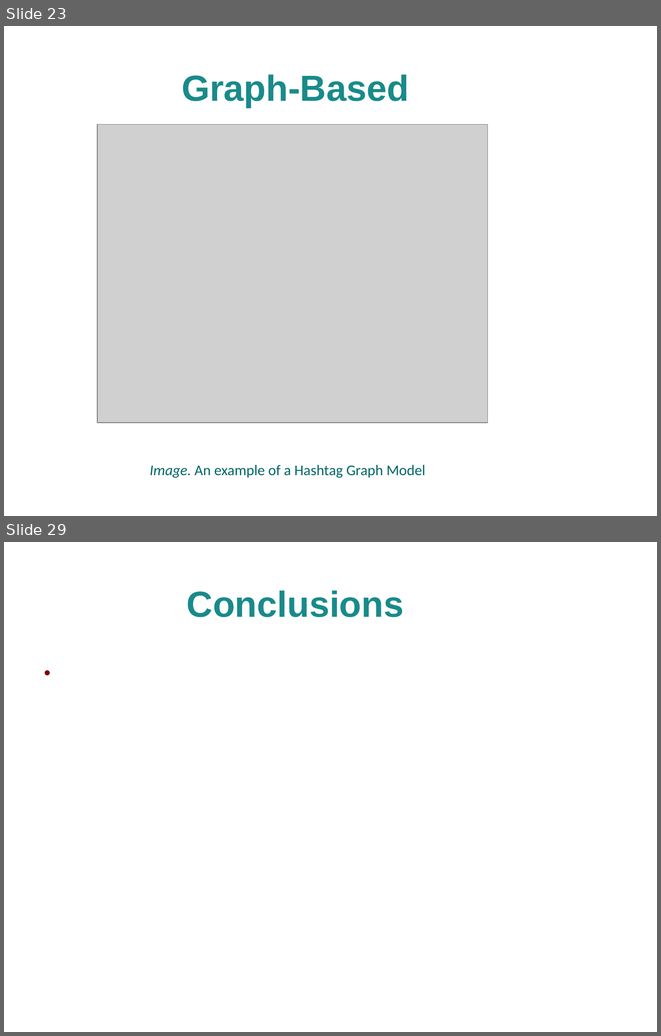
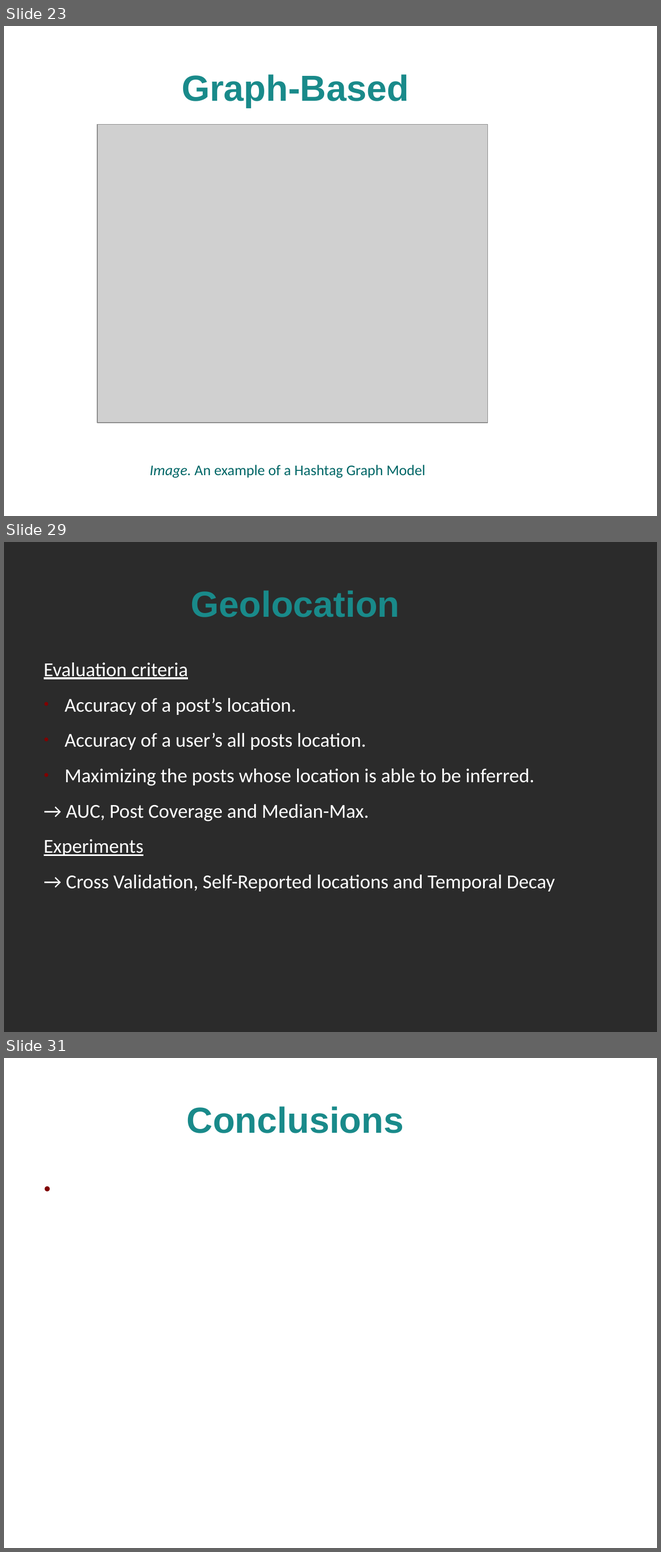
Before and after one commit to alextsil/twitter-topic-detection-and-analysis, a slide deck: parousiasi/presentation.odp. Shown one above the other, each under a label of ours: slides 23 and 29 before the commit, slides 23, 29 and 31 after it; the slides between them are not shown. The pictures are 661x1036 and 661x1552 pixels, drawn with LibreOffice and Linux fonts; fonts in the diff are those of the drawing; grey boxes stand for pictures; background and template pictures are left out; a plain dark background stands for a picture behind light text. Boxes give left, top, right and bottom in pixels: in the first picture for what was removed or moved away, otherwise in the second. Text is boxed around its words. In the diff, an @@ line names an element or a change of style, - is before the commit and + after.

Commit message:
Presentation Geolocation

```diff
--- a/parousiasi/presentation.odp
+++ b/parousiasi/presentation.odp
@@ slide 29 added at [4, 542, 657, 1032], background picture (left out) @@
@@ title added at [191, 590, 399, 617], 44 pt, text #198A8A, bold @@
+Geolocation
@@ text added at [44, 662, 555, 891], 24 pt, text #FFFFFF @@
+Evaluation criteria
+● Accuracy of a post’s location.
+● Accuracy of a user’s all posts location.
+● Maximizing the posts whose location is able to be inferred.
+→ AUC, Post Coverage and Median-Max.
+Experiments
+→ Cross Validation, Self-Reported locations and Temporal Decay
@@ what was slide 29 is now slide 31 @@
```
Also in this commit, not shown: 6 other slides added, 5 slides removed.
